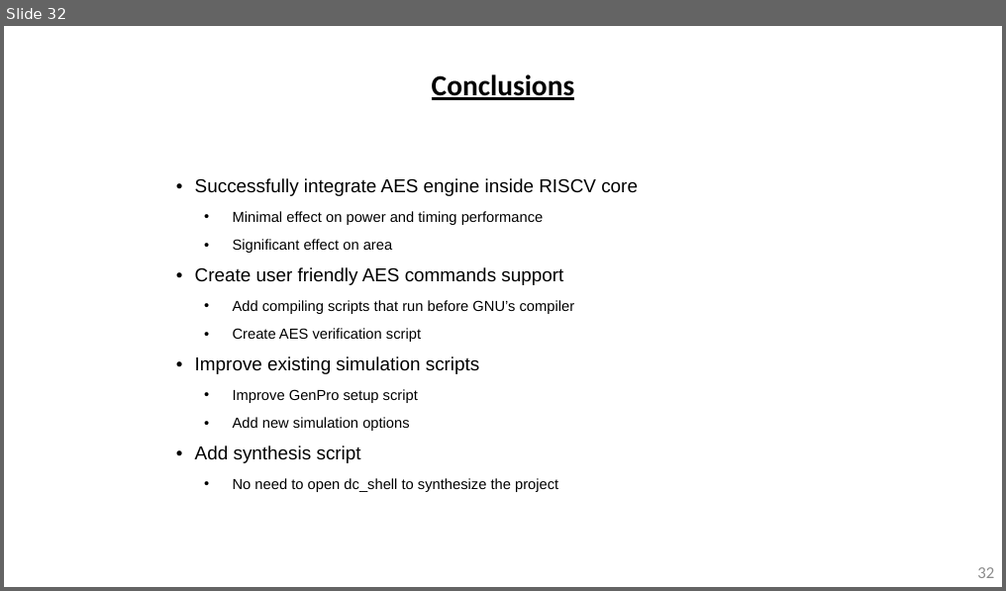
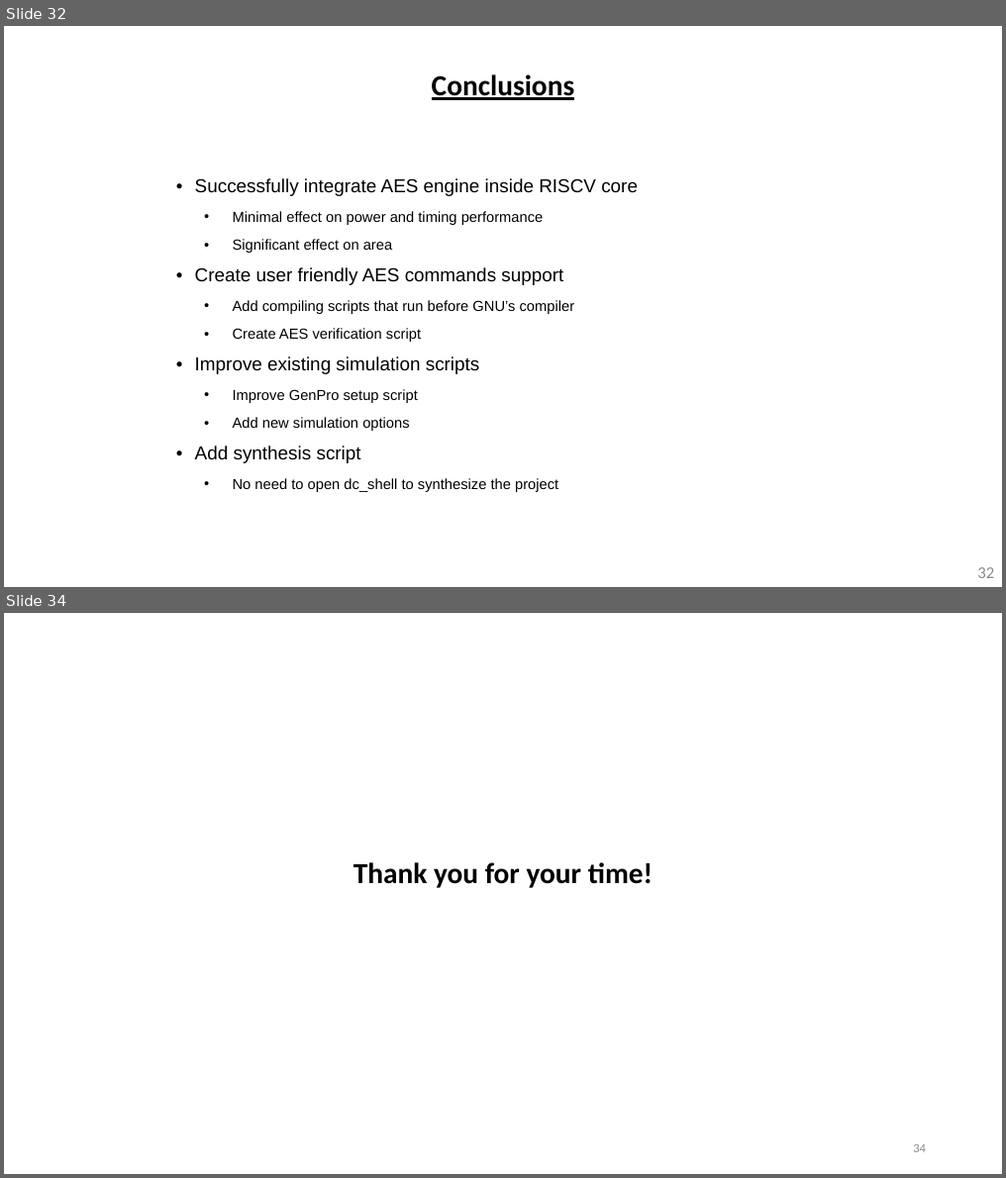
Before and after one commit to DavidDanD/PULPenix_AES, a slide deck: David and Dolev - Final Presentation2.pptx. Shown one above the other, each under a label of ours: slide 32 before the commit, slides 32 and 34 after it; the slides between them are not shown. The pictures are 1006x591 and 1006x1178 pixels, drawn with LibreOffice and Linux fonts; fonts in the diff are those of the drawing; background and template pictures are left out. Boxes give left, top, right and bottom in pixels: in the first picture for what was removed or moved away, otherwise in the second. Text is boxed around its words. In the diff, an @@ line names an element or a change of style, - is before the commit and + after.

```diff
--- a/David and Dolev - Final Presentation2.pptx
+++ b/David and Dolev - Final Presentation2.pptx
@@ slide 34 added at [4,613,1002,1174], background picture (left out) @@
@@ text added at [353,862,652,888], 28 pt, text #000000, bold @@
+Thank you for your time!
@@ page number added at [913,1145,926,1153], 12 pt, text #8C8C8C @@
+34
```
Also in this commit, not shown: 6 slides changed, 2 other slides added, 1 slide removed, 9 other files.
